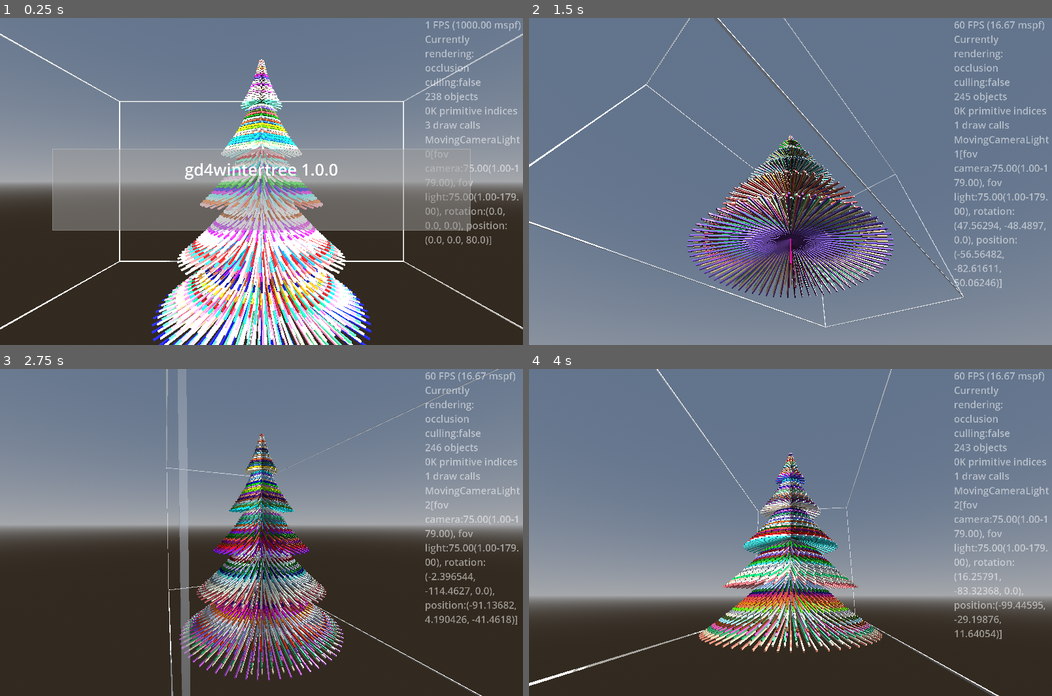
Above: before the commit, frames 1-4 (two rows, left to right).
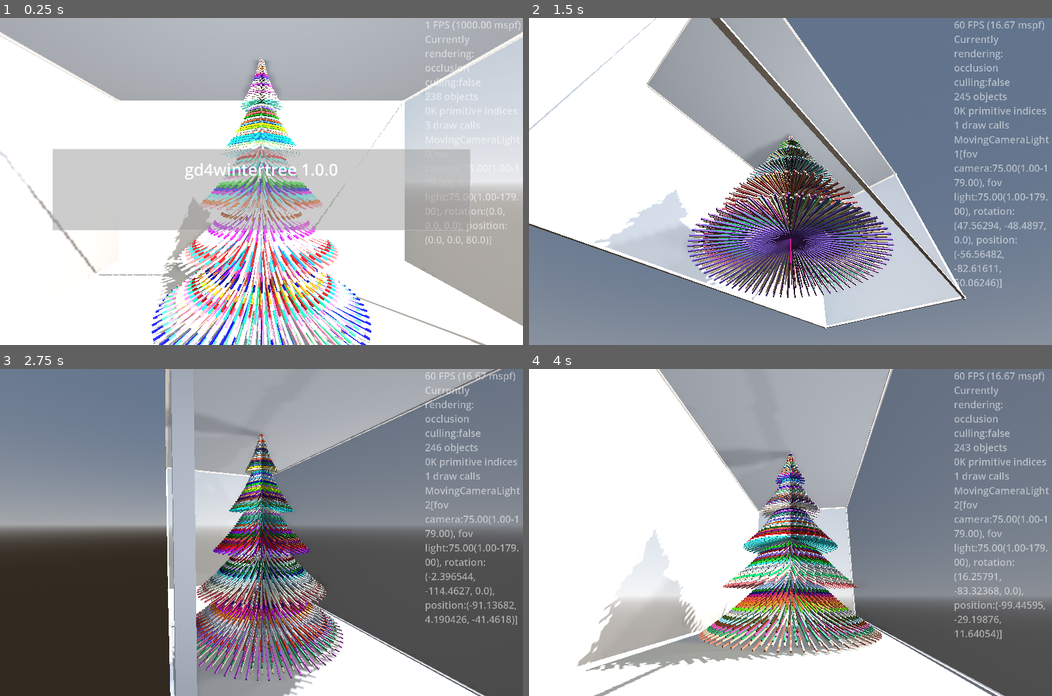
Above: after the commit, the same moments.

Repository: kasworld/gd4wintertree
Game: Godot game, scene res://main.tscn
Two runs of this game, one before a commit and one after it. Both use one fixed random seed, a clock stepped at 60 frames per second and the inputs below.
Inputs (mouse positions are in pixels of both pictures, inside the frame that each line leads up to):
- Up to frame 1 (0.25 s): no input
- Up to frame 2 (1.5 s): tap Enter at 0.5 s; move the mouse to (905, 165) at 0.52 s; hold Right 0.53-1.28 s; tap Q at 0.6 s; click (905, 165) at 0.67 s; move the mouse to (685, 197) at 1.27 s; hold Down from 1.28 s (still down); tap E at 1.35 s
- Up to frame 3 (2.75 s): move the mouse to (313, 460) at 2.02 s; release Down at 2.03 s; hold Right from 2.03 s (still down); tap Enter at 2.1 s
- Up to frame 4 (4 s): move the mouse to (764, 597) at 2.77 s; release Right at 2.78 s; hold Up 2.78-3.53 s; tap Q at 2.85 s; click (764, 597) at 2.92 s; move the mouse to (947, 581) at 3.52 s; hold Left from 3.53 s (still down); tap E at 3.6 s

The runs differ from the first frame. In frame 1, 82% of the frame differs, in the area x 0-100%, y 0-100%; in frame 2, 44%; in frame 3, 41%; in frame 4, 66%.

Commit message:
add MultiMeshShape.init_spheres_by_point_list GlassCabinet.Points

Diff:
--- a/glass_cabinet/glass_cabinet.gd
+++ b/glass_cabinet/glass_cabinet.gd
@@ -7,6 +7,11 @@
 	$AxisArrow3D.set_size(box_size.length()/10).set_colors()
 	$Label3D.pixel_size = box_size.y/200
 	$Label3D.position = Vector3(0,-box_size.y/2,box_size.z/2)
+	$WireBox.init_wire_box( box_size, box_size.length()/200, Color.WHITE)
+	$Points.init_spheres_by_point_list(
+		MultiMeshShape.MultiplyPointList(MultiMeshShape.CubePoints, box_size/2),
+		box_size.length()/200, Color.WHITE,
+	)
 	return self
 
 func show_axis_arrow(b :bool = true) -> GlassCabinet:
@@ -16,9 +21,24 @@
 func show_wall_box(b :bool = true) -> GlassCabinet:
 	$WallBox.visible = b
 	return self
-func set_box_color(co :Color) -> GlassCabinet:
+func set_wall_box_color(co :Color) -> GlassCabinet:
 	$WallBox.mesh.material.albedo_color = co
 	return self
+
+func show_wire_box(b :bool = true) -> GlassCabinet:
+	$WireBox.visible = b
+	return self
+func set_wire_box_color(co :Color) -> GlassCabinet:
+	$WireBox.set_color_all(co)
+	return self
+
+func show_points(b :bool = true) -> GlassCabinet:
+	$Points.visible = b
+	return self
+func set_points_color(co :Color) -> GlassCabinet:
+	$Points.set_color_all(co)
+	return self
+
 
 func show_label(b :bool = true) -> GlassCabinet:
 	$Label3D.visible = b
--- a/glass_cabinet/glass_cabinet.tscn
+++ b/glass_cabinet/glass_cabinet.tscn
@@ -1,8 +1,9 @@
-[gd_scene load_steps=6 format=3 uid="uid://clnf86bglf40d"]
+[gd_scene load_steps=9 format=3 uid="uid://clnf86bglf40d"]
 
 [ext_resource type="Script" uid="uid://dgtp6vsyrysk1" path="res://glass_cabinet/glass_cabinet.gd" id="1_2v0m0"]
 [ext_resource type="PackedScene" uid="uid://ces3a6yv0c5fi" path="res://moving_carmera_light/moving_camera_light.tscn" id="2_71gvw"]
 [ext_resource type="PackedScene" uid="uid://dl14flc0fkeyt" path="res://axis_arrow_3d/axis_arrow_3d.tscn" id="3_nkhty"]
+[ext_resource type="PackedScene" uid="uid://cfnbpemvoy1i6" path="res://multi_mesh_shape/multi_mesh_shape.tscn" id="4_2eiwf"]
 
 [sub_resource type="StandardMaterial3D" id="StandardMaterial3D_ig7tw"]
 resource_local_to_scene = true
@@ -13,6 +14,12 @@
 resource_local_to_scene = true
 material = SubResource("StandardMaterial3D_ig7tw")
 flip_faces = true
+
+[sub_resource type="MultiMesh" id="MultiMesh_6tr68"]
+resource_local_to_scene = true
+
+[sub_resource type="MultiMesh" id="MultiMesh_2eiwf"]
+resource_local_to_scene = true
 
 [node name="GlassCabinet" type="Node3D"]
 script = ExtResource("1_2v0m0")
@@ -28,3 +35,9 @@
 [node name="Label3D" type="Label3D" parent="."]
 visible = false
 vertical_alignment = 2
+
+[node name="WireBox" parent="." instance=ExtResource("4_2eiwf")]
+multimesh = SubResource("MultiMesh_6tr68")
+
+[node name="Points" parent="." instance=ExtResource("4_2eiwf")]
+multimesh = SubResource("MultiMesh_2eiwf")
--- a/line_tree/line_tree.gd
+++ b/line_tree/line_tree.gd
@@ -13,6 +13,9 @@
 			i += 1
 		rtn.append(index_array)
 	return rtn
+
+func get_lines() -> MultiMeshShape:
+	return $Lines
 
 func init(h :float, w :float, line_width :float = 0.5, stage_count :int=5) -> LineTree:
 	$"중심기둥".mesh.top_radius = w/1000
--- a/main.gd
+++ b/main.gd
@@ -46,8 +46,7 @@
 	$MovingCameraLightAround.set_center_pos_far(Vector3.ZERO, Vector3(0, 0, WorldSize.z),  WorldSize.length()*3)
 	$AxisArrow3D.set_colors().set_size(WorldSize.length()/10)
 	$FixedCameraLight.make_current()
-	add_child( preload("res://multi_mesh_shape/multi_mesh_shape.tscn").instantiate(
-		).init_wire_box(WorldSize, WorldSize.length()/500, Color.WHITE, 0.5))
+	$GlassCabinet.init(WorldSize)
 	$LineTree.init(WorldSize.y, WorldSize.z/2
 		).set_color(random_color(), random_color(), random_color())
 	$LineTree.position.y = - WorldSize.y/2
@@ -56,16 +55,18 @@
 
 var line_tree_inst_index :Array
 func linetree_color_animate() -> void:
+	var lines :MultiMeshShape = $LineTree.get_lines()
 	for a in line_tree_inst_index:
 		var co := random_color()
 		for i in a:
-			$LineTree/Lines.set_inst_color(i, co)
+			lines.set_inst_color(i, co)
 
 func linetree_color_animate2() -> void:
+	var lines :MultiMeshShape = $LineTree.get_lines()
 	var a :Array = line_tree_inst_index.pick_random()
 	var co := random_color()
 	for i in a:
-		$LineTree/Lines.set_inst_color(i, co)
+		lines.set_inst_color(i, co)
 
 func random_color() -> Color:
 	return NamedColorList.color_list.pick_random()[0]
--- a/main.tscn
+++ b/main.tscn
@@ -1,9 +1,10 @@
-[gd_scene load_steps=12 format=3 uid="uid://c6maulcewyhy5"]
+[gd_scene load_steps=13 format=3 uid="uid://c6maulcewyhy5"]
 
 [ext_resource type="Script" uid="uid://bgj25qi5j8dgh" path="res://main.gd" id="1_ig7tw"]
 [ext_resource type="PackedScene" uid="uid://dl14flc0fkeyt" path="res://axis_arrow_3d/axis_arrow_3d.tscn" id="5_7mycd"]
 [ext_resource type="PackedScene" uid="uid://c6cct2gj2a3im" path="res://timed_message/timed_message.tscn" id="5_lquwl"]
 [ext_resource type="PackedScene" uid="uid://cpcmrvaeq2qi" path="res://line_tree/line_tree.tscn" id="6_7mycd"]
+[ext_resource type="PackedScene" uid="uid://clnf86bglf40d" path="res://glass_cabinet/glass_cabinet.tscn" id="6_272bh"]
 [ext_resource type="PackedScene" uid="uid://ces3a6yv0c5fi" path="res://moving_carmera_light/moving_camera_light.tscn" id="8_5vw27"]
 
 [sub_resource type="Theme" id="Theme_h2yge"]
@@ -93,3 +94,5 @@
 [node name="MovingCameraLightAround" parent="." instance=ExtResource("8_5vw27")]
 
 [node name="LineTree" parent="." instance=ExtResource("6_7mycd")]
+
+[node name="GlassCabinet" parent="." instance=ExtResource("6_272bh")]
--- a/multi_mesh_shape/multi_mesh_shape.gd
+++ b/multi_mesh_shape/multi_mesh_shape.gd
@@ -83,6 +83,17 @@
 			i += 1
 	return self
 
+func init_spheres_by_point_list(point_list :Array, point_radius :float, co :Color, alpha :float = 1.0) -> MultiMeshShape:
+	var sp_mesh := SphereMesh.new()
+	sp_mesh.radius = point_radius
+	sp_mesh.height = point_radius*2
+	init_with_alpha(sp_mesh, point_list.size(), alpha, false)
+	set_color_all(co)
+	for i in point_list.size():
+		var pos  = point_list[i]
+		multimesh.set_instance_transform(i, Transform3D(Basis(), pos))
+	return self
+
 func multi_line_by_pos(pos_list:Array, wire_width :float, co :Color, alpha :float = 1.0) -> MultiMeshShape:
 	init_with_alpha(BoxMesh.new(), pos_list.size(), alpha, false)
 	set_color_all(co)
@@ -97,6 +108,18 @@
 		t = t.scaled_local(wire_scale)
 		multimesh.set_instance_transform(i,t)
 	return self
+
+const CubePoints := [
+	Vector3(1,1,1),
+	Vector3(-1,1,1),
+	Vector3(1,-1,1),
+	Vector3(-1,-1,1),
+	Vector3(1,1,-1),
+	Vector3(-1,1,-1),
+	Vector3(1,-1,-1),
+	Vector3(-1,-1,-1),
+]
+static var CubeLines := PointListToLineList(CubePoints,3)
 
 const TetrahedronPoints := [
 	Vector3(1,1,1),
@@ -166,6 +189,14 @@
 		rtn.append(ml)
 	return rtn
 
+## m can float, Vector3
+static func MultiplyPointList(point_list :Array, m ) -> Array:
+	var rtn := []
+	for l in point_list:
+		rtn.append(l*m)
+	return rtn
+
+## cut_count : edge count per vertex
 static func PointListToLineList(point_list:Array, cut_count :int) -> Array:
 	var sorted_point_list_list := []
 	# 각 배열의 첫 원소와 가장 가까운 순으로 점들을 정렬한다.
